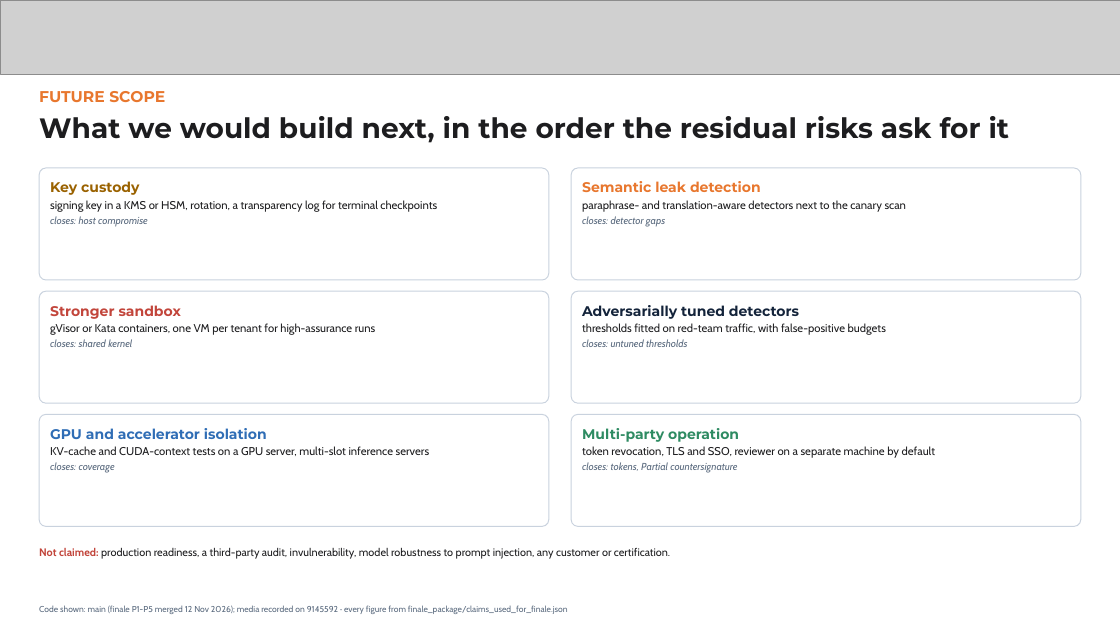
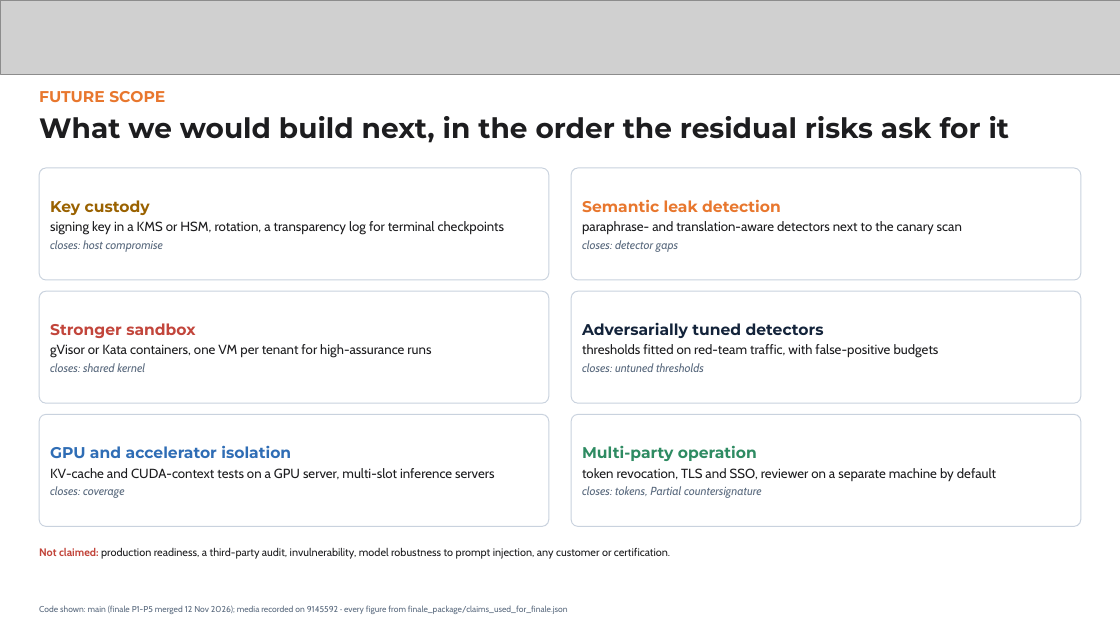
Before and after one commit to Invinciblx777/HIH, a slide deck: slide 11 of finale_package/Tech_Mavericks_AegisLab_Finale.pptx. Drawn at 1120x630 pixels with LibreOffice and Linux fonts; fonts in the diff are those of the drawing; grey boxes stand for pictures. Boxes give left, top, right and bottom in pixels: in the first picture for what was removed or moved away, otherwise in the second. Text is boxed around its words. In the diff, an @@ line names an element or a change of style, - is before the commit and + after.

Commit message:
Finale P6 task 8: deck layout fixes (P5_REPORT section 3); package rebuilt
build_finale_deck.py: slide 2 F3 marker on the vertical model-to-broker
arrow, drawn after the arrows; slide 3 "mailbox / socket" label in two
lines inside the frame; slide 7 terminal image re-rendered at 130 columns
(larger text); slide 8 caption clear of the footer; slides 10-11 larger
text, vertically centred. Deck, PDF and handout rebuilt.

FINALE_SCRIPT: step 0 reset.sh + preflight.sh; step 5 warm_render.sh
about 5 minutes before the slot; step 6 the local public demo as the
offline fallback; the stale "serves main until merged" fallback row is
replaced.

```diff
--- a/finale_package/Tech_Mavericks_AegisLab_Finale.pptx
+++ b/finale_package/Tech_Mavericks_AegisLab_Finale.pptx
@@ rounded rectangle "Key custody" at [39, 168, 549, 280]: size 18 to 20 pt in "Key custody"; size 14.5 to 17 pt in "signing key in a KMS or HSM, ..."; size 13 to 15 pt in "closes: host compromise"; more space between paragraphs; vertical alignment top to middle @@
@@ rounded rectangle "Semantic leak detection" at [571, 168, 1081, 280]: size 18 to 20 pt in "Semantic leak detection"; size 14.5 to 17 pt in "paraphrase- and translation-aware detectors next to the ..."; size 13 to 15 pt in "closes: detector gaps"; more space between paragraphs; vertical alignment top to middle @@
@@ rounded rectangle "Stronger sandbox" at [39, 291, 549, 403]: size 18 to 20 pt in "Stronger sandbox"; size 14.5 to 17 pt in "gVisor or Kata containers, one VM per ..."; size 13 to 15 pt in "closes: shared kernel"; more space between paragraphs; vertical alignment top to middle @@
@@ rounded rectangle "Adversarially tuned detectors" at [571, 291, 1081, 403]: size 18 to 20 pt in "Adversarially tuned detectors"; size 14.5 to 17 pt in "thresholds fitted on red-team traffic, with false-positive ..."; size 13 to 15 pt in "closes: untuned thresholds"; more space between paragraphs; vertical alignment top to middle @@
@@ rounded rectangle "GPU and accelerator isolation" at [39, 414, 549, 526]: size 18 to 20 pt in "GPU and accelerator isolation"; size 14.5 to 17 pt in "KV-cache and CUDA-context tests on a GPU ..."; size 13 to 15 pt in "closes: coverage"; more space between paragraphs; vertical alignment top to middle @@
@@ rounded rectangle "Multi-party operation" at [571, 414, 1081, 526]: size 18 to 20 pt in "Multi-party operation"; size 14.5 to 17 pt in "token revocation, TLS and SSO, reviewer on ..."; size 13 to 15 pt in "closes: tokens, Partial countersignature"; more space between paragraphs; vertical alignment top to middle @@
```
Also in this commit, not shown: 5 other slides changed, 5 other files.
